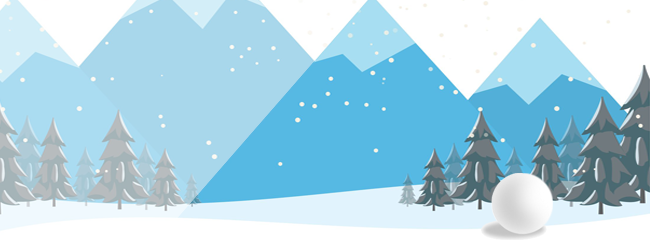
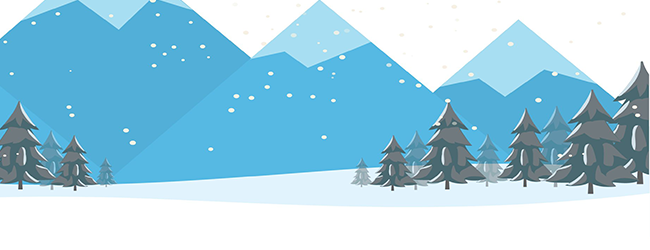
The second w=650, h=250 image is a revision of the first. Changes to its layers:
hid "图层 1" over [481, 173, 553, 240]
hid "图层 2 副本" over [0, 0, 368, 231]
hid "图层 2" over [149, 0, 650, 240]
added layer "timg (1) 拷贝" above "timg (1)" over [0, 0, 650, 240]
showed "timg (1)" over [0, 0, 650, 240]
